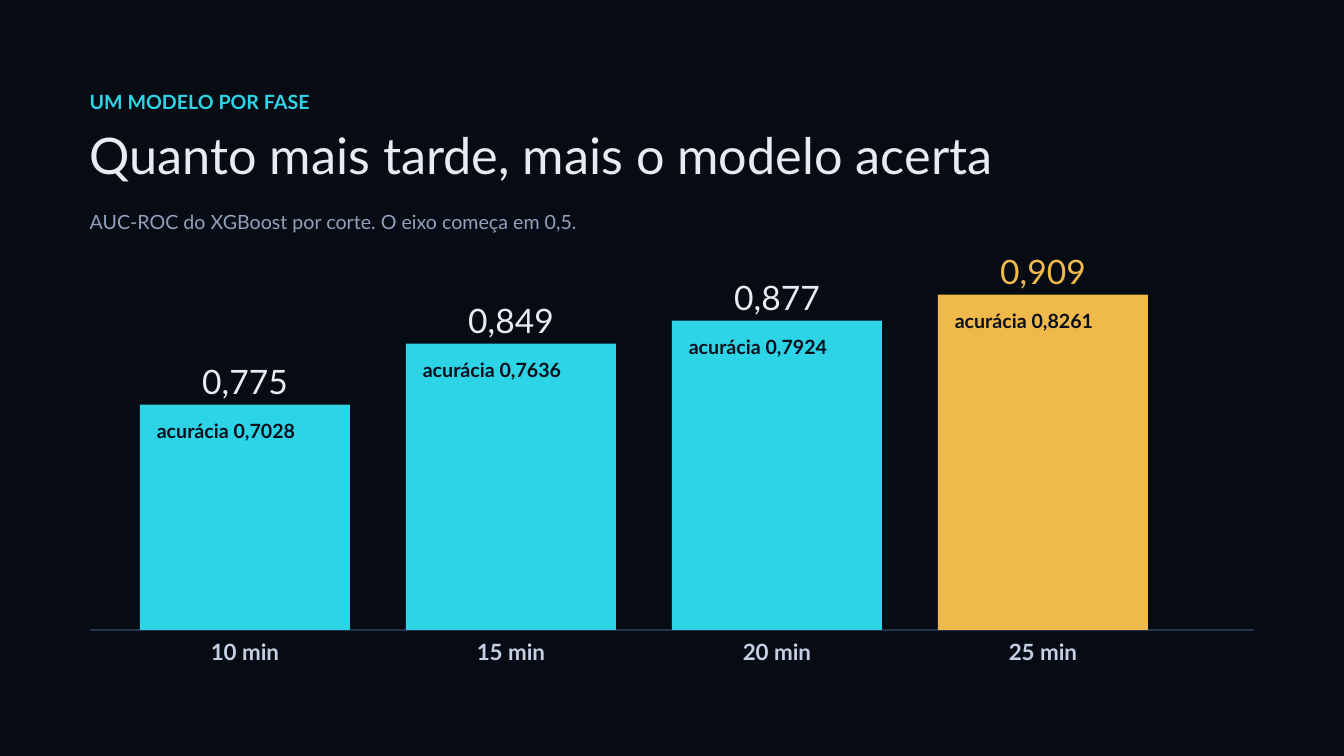
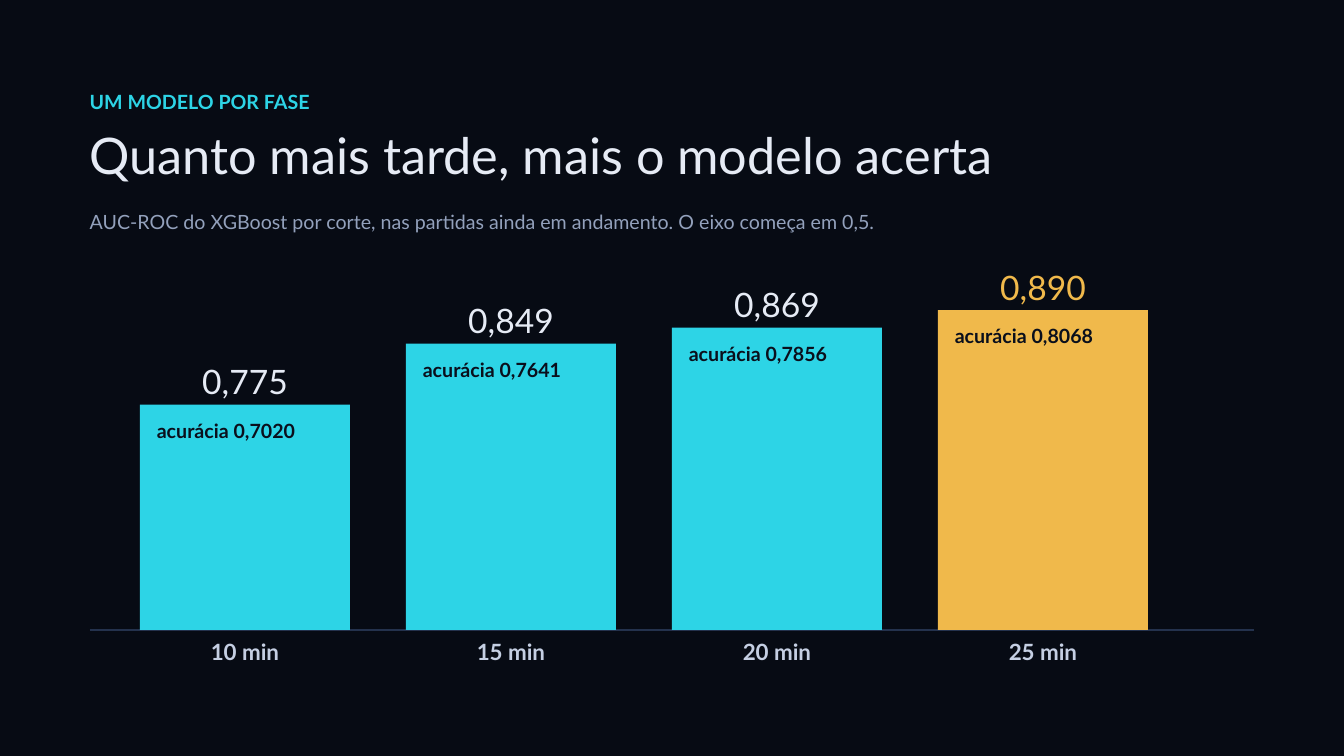
Before and after one commit to tamiosso125/lol-analytics, a slide deck: slide 11 of docs/bellestraiko_defesa_v4.pptx. Drawn at 1344x756 pixels with LibreOffice and Linux fonts; fonts in the diff are those of the drawing. Boxes give left, top, right and bottom in pixels: in the first picture for what was removed or moved away, otherwise in the second. Text is boxed around its words. In the diff, an @@ line names an element or a change of style, - is before the commit and + after.

```diff
--- a/docs/bellestraiko_defesa_v4.pptx
+++ b/docs/bellestraiko_defesa_v4.pptx
@@ text at [90,214,874,233]: text changed @@
-AUC-ROC do XGBoost por corte. O eixo começa em 0,5.
+AUC-ROC do XGBoost por corte, nas partidas ainda em andamento. O eixo começa em 0,5.
@@ text at [734,292,820,322]: text changed @@
-0,877
+0,869
@@ text at [1000,275,1086,305]: text changed @@
-0,909
+0,890
@@ rectangle: place and size @@
-rectangle at [673,321,882,630]
+rectangle at [673,328,882,630]
@@ rectangle: place and size @@
-rectangle at [939,294,1148,630]
+rectangle at [939,311,1148,630]
@@ text at [955,328,1093,346]: text changed @@
-acurácia 0,8261
+acurácia 0,8068
@@ text at [689,346,827,364]: text changed @@
-acurácia 0,7924
+acurácia 0,7856
@@ text at [423,362,561,380]: text changed @@
-acurácia 0,7636
+acurácia 0,7641
@@ text at [157,423,295,441]: text changed @@
-acurácia 0,7028
+acurácia 0,7020
```
Also in this commit, not shown: 8 other slides changed.
